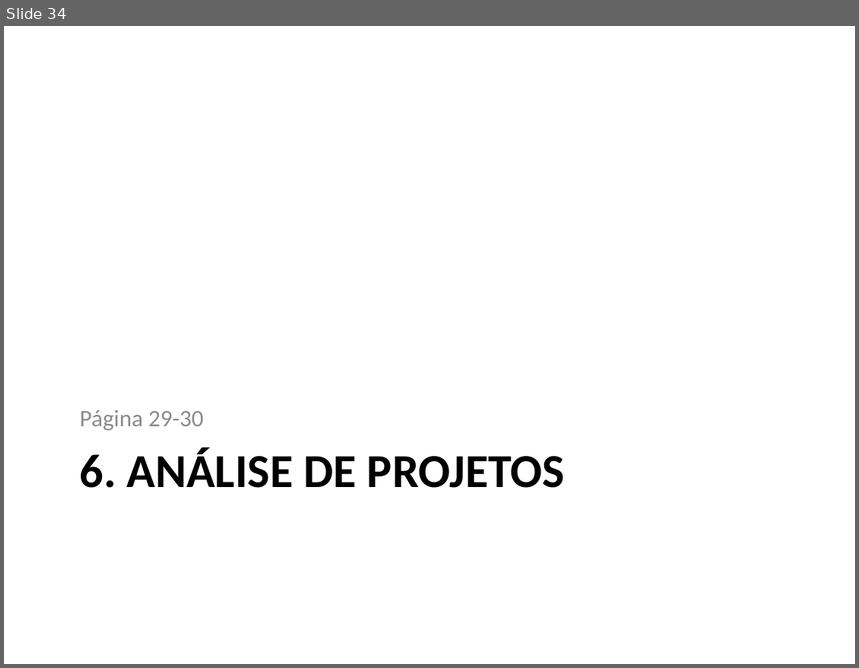
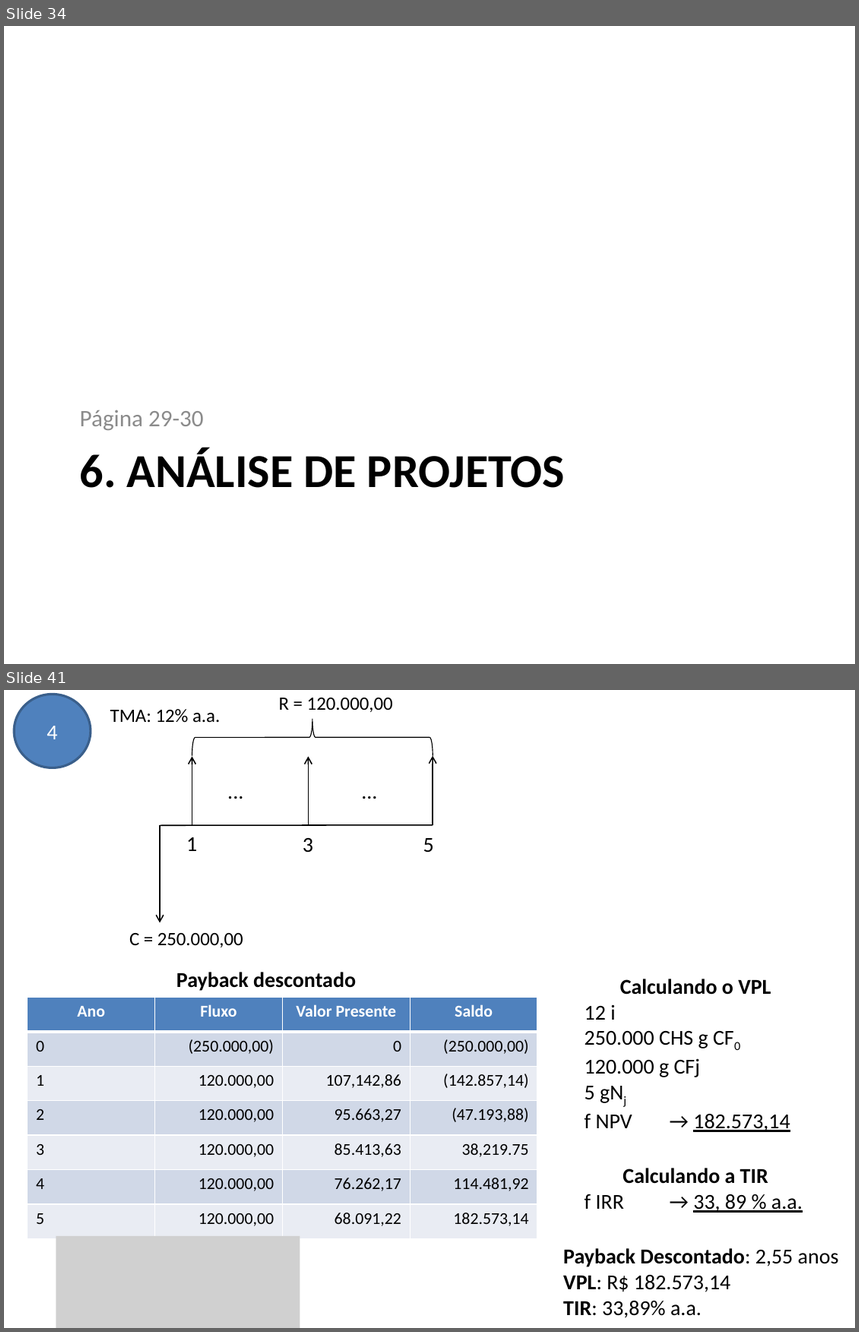
Before and after one commit to avelinoferreiragf/avelino, a slide deck: Gestao Estrategica TI/06 - Análise de Viabilidade de Projetos/Exercícios.pptx. Shown one above the other, each under a label of ours: slide 34 before the commit, slides 34 and 41 after it; the slides between them are not shown. The pictures are 859x668 and 859x1332 pixels, drawn with LibreOffice and Linux fonts; fonts in the diff are those of the drawing; grey boxes stand for pictures. Boxes give left, top, right and bottom in pixels: in the first picture for what was removed or moved away, otherwise in the second. Text is boxed around its words. In the diff, an @@ line names an element or a change of style, - is before the commit and + after.

```diff
--- a/Gestao Estrategica TI/06 - Análise de Viabilidade de Projetos/Exercícios.pptx
+++ b/Gestao Estrategica TI/06 - Análise de Viabilidade de Projetos/Exercícios.pptx
@@ slide 41 added at bbox=[4, 690, 855, 1328], background #FFFFFF @@
@@ ellipse added at bbox=[14, 695, 91, 768], fill #4F81BD, outline #3A5F8C 2 pt, 18 pt, text #FFFFFF @@
+4
@@ text added at bbox=[110, 709, 220, 723], 16 pt, text #000000 @@
+TMA: 12% a.a.
@@ group added at bbox=[129, 698, 434, 948]: 7 texts, 4 arrows, 1 line, 1 left brace @@
+C = 250.000,00
+R = 120.000,00
+...
+1
+3
+...
+5
@@ text added at bbox=[177, 972, 356, 991], 18 pt, text #000000, bold @@
+Payback descontado
@@ text added at bbox=[585, 979, 803, 1213], 18 pt, text #000000 @@
+Calculando o VPL
+12 i
+250.000 CHS g CF0
+120.000 g CFj
+5 gNj
+f NPV → 182.573,14
+Calculando a TIR
+f IRR → 33, 89 % a.a.
@@ table added at bbox=[28, 997, 538, 1239], 7 rows, 4 columns @@
+Ano | Fluxo | Valor Presente | Saldo
+0 | (250.000,00) | 0 | (250.000,00)
+1 | 120.000,00 | 107,142,86 | (142.857,14)
+2 | 120.000,00 | 95.663,27 | (47.193,88)
+3 | 120.000,00 | 85.413,63 | 38,219.75
+4 | 120.000,00 | 76.262,17 | 114.481,92
+5 | 120.000,00 | 68.091,22 | 182.573,14
@@ picture added at bbox=[56, 1236, 300, 1328] @@
@@ text added at bbox=[563, 1249, 839, 1319], 18 pt, text #000000 @@
+Payback Descontado: 2,55 anos
+VPL: R$ 182.573,14
+TIR: 33,89% a.a.
```
Also in this commit, not shown: 3 slides changed, 5 other slides added, 1 other file.
